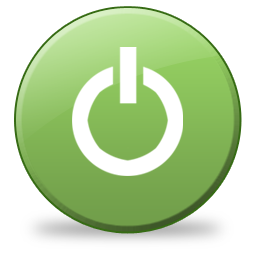
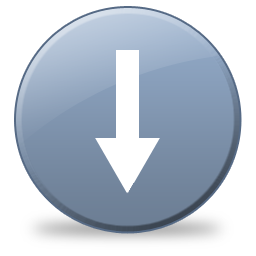
Comparing the layer stacks of the two w=256, h=256 images. Changes:
hid "Reconnect" over [72, 47, 183, 176]
showed "Step In" over [95, 50, 160, 194]
painted on "Highlight" over [16, 6, 220, 145]
hid "Green Button" over [16, 8, 240, 232]
showed "Blue Button" over [16, 8, 240, 232]
